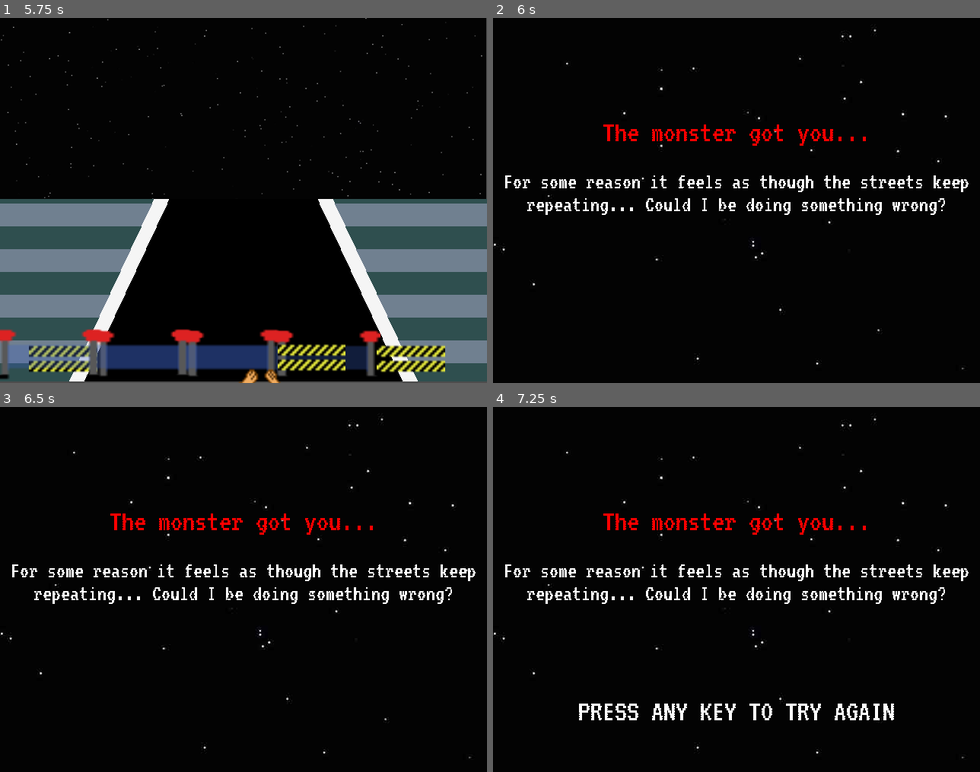
Above: before the commit, frames 1-4 (two rows, left to right).
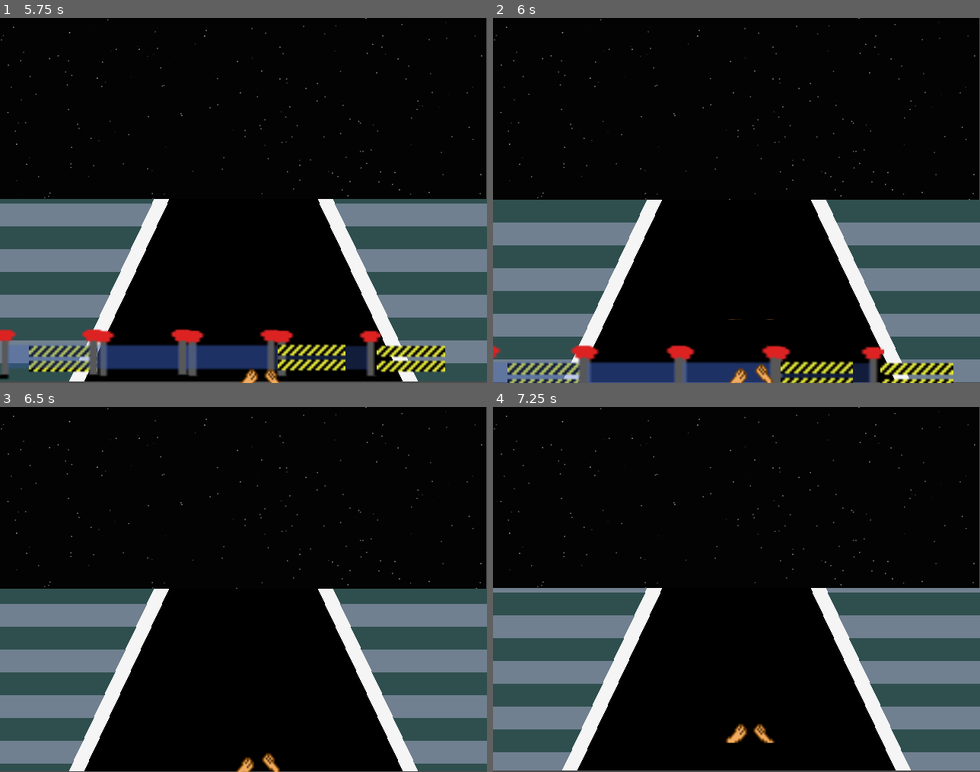
Above: after the commit, the same moments.

Repository: Jahavsuna/gamejam25
Game: Godot game, scene res://scenes/level_1.tscn
Two runs of this game, one before a commit and one after it. Both use one fixed random seed, a clock stepped at 60 frames per second and the inputs below.
Inputs:
- Up to frame 1 (5.75 s): tap Enter at 0.5 s; hold Right (ui_right) 0.53-1.28 s; hold Down (ui_down) 1.28-2.03 s; hold Right (ui_right) 2.03-2.78 s; hold Up (ui_up) 2.78-3.53 s; hold Left (ui_left) 3.53-5.03 s; hold Down (ui_down) from 5.03 s (still down)
- Up to frame 2 (6 s): release Down (ui_down) at 5.78 s; hold Right (ui_right) from 5.78 s (still down)
- Up to frame 3 (6.5 s): keep holding Right (ui_right)
- Up to frame 4 (7.25 s): release Right (ui_right) at 6.53 s; hold Up (ui_up) from 6.53 s (still down)

Frame 1 is identical in both runs. In frame 2, 32% of the frame differs, in the area x 0-100%, y 0-100%; in frame 3, 29%; in frame 4, 30%.

Commit message:
Moved loop responsibility to game_globals

Diff:
--- a/scenes/Player.tscn
+++ b/scenes/Player.tscn
@@ -138,9 +138,7 @@
 	print(\"loop zone to segment #\", dest_segment)
 	var player = get_parent().get_parent().get_parent()
 
-	player.track_coordinate = dest_segment
-	GameGlobals.track_node._load_nth_track_data(dest_segment)
-	GameGlobals.track_node.set_active_segment(dest_segment)
+	GameGlobals.perform_loop(dest_segment)
 "
 
 [node name="Player" type="Node2D"]
--- a/scripts/game_globals.gd
+++ b/scripts/game_globals.gd
@@ -70,3 +70,13 @@
 		push_error("Attempted to get track end coordinate, but track doesn't exist.")
 		return -1
 	return track_node.segment_ends[-1]
+
+func perform_loop(target_segment: int) -> void:
+	# This is called after the new segment was set
+	var new_player_coord = track_node.segment_starts[target_segment]
+	var monster_player_dist = player_node.track_coordinate - monster_node.track_coordinate
+	var new_monster_coord = new_player_coord - monster_player_dist
+	monster_node.track_coordinate = new_monster_coord
+	player_node.track_coordinate = new_player_coord
+	track_node.active_segment = target_segment
+	push_warning("Did not yet reset object spawning")
--- a/scripts/track_section_manager.gd
+++ b/scripts/track_section_manager.gd
@@ -10,6 +10,7 @@
 var track_lines: Array[Node2D] = []
 var track_data: Array = []
 var segment_ends: Array = []
+var segment_starts: Array = []
 var active_segment = 0
 var lowest_line_idx: int = 0
 
@@ -37,6 +38,7 @@
 		print("Loaded JSON, detected array")
 		for p in parse_result:
 			track_data.append(p)
+			segment_starts.append(distance_accumulator)
 			distance_accumulator += p["length"]
 			segment_ends.append(distance_accumulator)
 	else:
